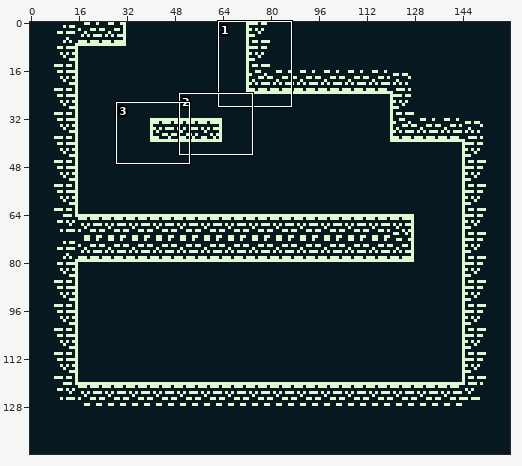
Sprite sheet -- assets/backgrounds/13.png. The first picture is a wide view before the edit; the outline marks the close-up.
Close-up. Earlier state:
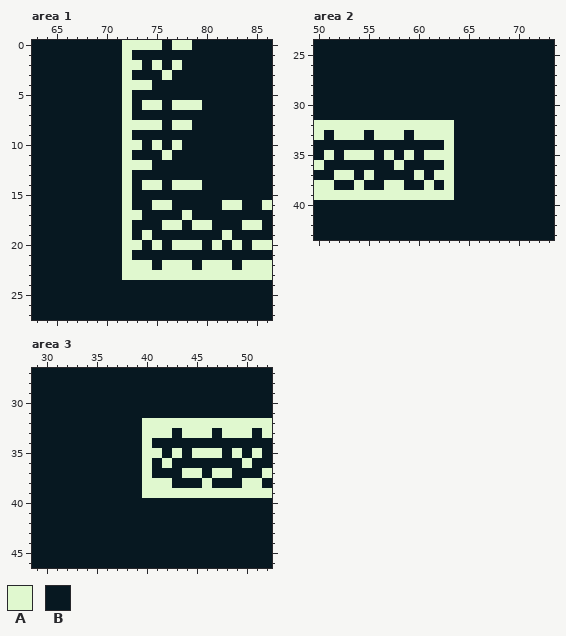
The file is 160x144 pixels. Shown: area 1: x 63..86, y 0..27; area 2: x 50..73, y 24..43; area 3: x 29..52, y 27..46. The commit also changed other parts of the picture, which this record leaves out.
Palette (. is transparent): A #e0f8cf  B #071821
Pixels before, area 1, first column x 63:
 0 BBBBBBBBBAAAABAABBBBBBBB
 1 BBBBBBBBBABBBBBBBBBBBBBB
 2 BBBBBBBBBAABABABBBBBBBBB
 3 BBBBBBBBBABBBABBBBBBBBBB
 4 BBBBBBBBBAAABBBBBBBBBBBB
 5 BBBBBBBBBABBBBBBBBBBBBBB
 6 BBBBBBBBBABAABAAABBBBBBB
 7 BBBBBBBBBABBBBBBBBBBBBBB
 8 BBBBBBBBBAAAABAABBBBBBBB
 9 BBBBBBBBBABBBBBBBBBBBBBB
10 BBBBBBBBBAABABABBBBBBBBB
11 BBBBBBBBBABBBABBBBBBBBBB
12 BBBBBBBBBAAABBBBBBBBBBBB
13 BBBBBBBBBABBBBBBBBBBBBBB
14 BBBBBBBBBABAABAAABBBBBBB
15 BBBBBBBBBABBBBBBBBBBBBBB
16 BBBBBBBBBABBAABBBBBAABBA
17 BBBBBBBBBAABBBBABBBBBBBB
18 BBBBBBBBBABBBAABAABBBAAB
19 BBBBBBBBBABABBBBBBBABBBB
20 BBBBBBBBBAABABAAABABABAA
21 BBBBBBBBBABBBBBBBBBBBBBB
22 BBBBBBBBBAAABAAABAAABAAA
23 BBBBBBBBBAAAAAAAAAAAAAAA
24 BBBBBBBBBBBBBBBBBBBBBBBB
25 BBBBBBBBBBBBBBBBBBBBBBBB
26 BBBBBBBBBBBBBBBBBBBBBBBB
27 BBBBBBBBBBBBBBBBBBBBBBBB
Pixels before, area 2, first column x 50:
24 BBBBBBBBBBBBBBBBBBBBBBBB
25 BBBBBBBBBBBBBBBBBBBBBBBB
26 BBBBBBBBBBBBBBBBBBBBBBBB
27 BBBBBBBBBBBBBBBBBBBBBBBB
28 BBBBBBBBBBBBBBBBBBBBBBBB
29 BBBBBBBBBBBBBBBBBBBBBBBB
30 BBBBBBBBBBBBBBBBBBBBBBBB
31 BBBBBBBBBBBBBBBBBBBBBBBB
32 AAAAAAAAAAAAAABBBBBBBBBB
33 ABAAABAAABAAAABBBBBBBBBB
34 BBBBBBBBBBBBBABBBBBBBBBB
35 BABAAABABABAAABBBBBBBBBB
36 ABBBBBBBABBBBABBBBBBBBBB
37 BBAABABBBBABAABBBBBBBBBB
38 AABBABBAABBABABBBBBBBBBB
39 AAAAAAAAAAAAAABBBBBBBBBB
40 BBBBBBBBBBBBBBBBBBBBBBBB
41 BBBBBBBBBBBBBBBBBBBBBBBB
42 BBBBBBBBBBBBBBBBBBBBBBBB
43 BBBBBBBBBBBBBBBBBBBBBBBB
Pixels before, area 3, first column x 29:
27 BBBBBBBBBBBBBBBBBBBBBBBB
28 BBBBBBBBBBBBBBBBBBBBBBBB
29 BBBBBBBBBBBBBBBBBBBBBBBB
30 BBBBBBBBBBBBBBBBBBBBBBBB
31 BBBBBBBBBBBBBBBBBBBBBBBB
32 BBBBBBBBBBBAAAAAAAAAAAAA
33 BBBBBBBBBBBAAABAAABAAABA
34 BBBBBBBBBBBABBBBBBBBBBBB
35 BBBBBBBBBBBAABABAAABABAB
36 BBBBBBBBBBBABABBBBBBBABB
37 BBBBBBBBBBBABBBAABAABBBA
38 BBBBBBBBBBBAAABBBABBBAAB
39 BBBBBBBBBBBAAAAAAAAAAAAA
40 BBBBBBBBBBBBBBBBBBBBBBBB
41 BBBBBBBBBBBBBBBBBBBBBBBB
42 BBBBBBBBBBBBBBBBBBBBBBBB
43 BBBBBBBBBBBBBBBBBBBBBBBB
44 BBBBBBBBBBBBBBBBBBBBBBBB
45 BBBBBBBBBBBBBBBBBBBBBBBB
46 BBBBBBBBBBBBBBBBBBBBBBBB
After:
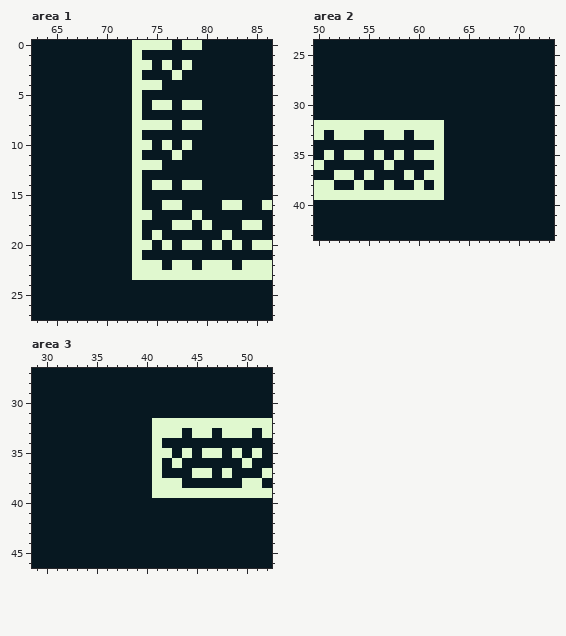
Edits made:
Area 1:
The author changed colour B to colour A in row 0 at x 76 and 79; in row 1 at x 73; in row 2 at x 74, 76 and 78; in row 3 at x 73 and 77; in row 4 at x 75; in row 5 at x 73.
The author changed colour B to colour A in row 6 at x 73 and 76; in row 7 at x 73; in row 8 at x 76 and 79; in row 9 at x 73; in row 10 at x 74, 76 and 78; in row 11 at x 73 and 77.
The author changed colour B to colour A in row 12 at x 75; in row 13 at x 73; in row 14 at x 73 and 76; in row 15 at x 73; in row 16 at x 73 and 77; in row 17 at x 74 and 79.
The author changed colour B to colour A in row 18 at x 73 and 78; in row 19 at x 73 and 75; in row 20 at x 74 and 76; in row 21 at x 73; in row 22 at x 75.
The author changed colour A to colour B in row 0 at x 72 and 77; in row 1 at x 72; in row 2 at x 72, 75 and 77; in row 3 at x 72 and 76; in rows 4 to 5 at x 72; in row 6 at x 72, 74 and 77.
The author changed colour A to colour B in row 7 at x 72; in row 8 at x 72 and 77; in row 9 at x 72; in row 10 at x 72, 75 and 77; in row 11 at x 72 and 76; in rows 12 to 13 at x 72.
The author changed colour A to colour B in row 14 at x 72, 74 and 77; in row 15 at x 72; in row 16 at x 72 and 75; in row 17 at x 72 and 78; in row 18 at x 72, 76 and 79; in row 19 at x 72 and 74.
The author changed colour A to colour B in row 20 at x 72, 75 and 77; in row 21 at x 72; in row 22 at x 72 and 76; in row 23 at x 72.
Area 2:
The author changed colour B to colour A in row 34 at x 62; in row 35 at x 56, 58 and 60; in row 36 at x 57 and 62; in row 37 at x 59 and 61; in row 38 at x 60 and 62.
The author changed colour A to colour B in row 32 at x 63; in row 33 at x 56 and 63; in row 34 at x 63; in row 35 at x 55, 57, 59 and 63; in row 36 at x 58 and 63; in row 37 at x 60 and 63.
The author changed colour A to colour B in row 38 at x 58, 61 and 63; in row 39 at x 63.
Area 3:
The author changed colour B to colour A in row 33 at x 43; in row 34 at x 41; in row 35 at x 42 and 44; in row 36 at x 41 and 43; in row 37 at x 41 and 46; in row 38 at x 43.
The author changed colour A to colour B in row 32 at x 40; in row 33 at x 40 and 44; in row 34 at x 40; in row 35 at x 40, 43 and 45; in row 36 at x 40 and 42; in row 37 at x 40, 44 and 47.
The author changed colour A to colour B in row 38 at x 40 and 46; in row 39 at x 40.
Pixel boxes of the changes (left, top, right, bottom) in both close-ups:
changed: (122, 40, 202, 280)
changed: (364, 120, 454, 200)
changed: (142, 418, 222, 498)
